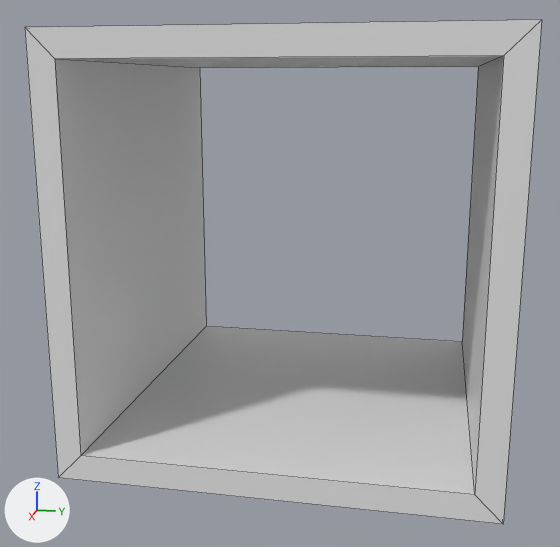
Renders of the Blender file ToImport/Tunnel.blend from each side of a commit.
The view is the same before and after, from a 50 mm lens placed at (96.5, 15.8, 18.8), pointed at (1.9, -3.2, -4.9). The lights are fixed; the arrows at lower left show +X, +Y and +Z. Mesh edges are drawn as thin lines.

The older version as bpy lines, for what is in view:
```python
me_cube = bpy.data.meshes.new('Cube')
me_cube.from_pydata(...)  # 16 vertices, 16 faces; spans x -5.8..5.8, y -5.8..5.8, z -5.8..5.8
me_cube.materials.append(mat_material)  # white #e7e7e7
ob_cube = bpy.data.objects.new('Cube', me_cube)
ob_cube.location = (0.0, 0.0, 0.0)
ob_cube.scale = (4.14, 4.14, 4.14)
```
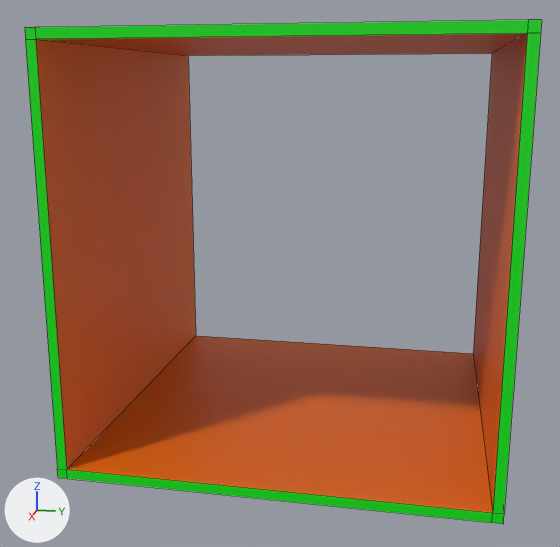
Boxes [x1, y1, x2, y2] around the edits, measured in the pictures (560 x 547 px):
'Cube', reshaped, rescaled: [25, 20, 542, 524] in both

What changed in the scene script:
```text
Add mat_front_back:
    mat_front_back = principled_material('FRONT_BACK')
    mat_front_back.base_color = (0.0, 0.8, 0.00407)  # green #00e70d
Add mat_inner_walls:
    mat_inner_walls = principled_material('INNER_WALLS')
    mat_inner_walls.base_color = (0.8, 0.148, 0.0)  # orange #e76b00
Add mat_outer_walls:
    mat_outer_walls = principled_material('OUTER_WALLS')
    mat_outer_walls.base_color = (0.8, 0.0, 0.749)  # pink #e700e0
Change me_cube:
    used by ob_cube; location = (0.0, 0.0, 0.0); scale = (4.14, 4.14, 4.14)
    remove me_cube.from_pydata(...)  # 16 vertices, 16 faces; spans x -5.8..5.8, y -5.8..5.8, z -5.8..5.8
    remove me_cube.materials.append(mat_material)  # white #e7e7e7
    add me_cube.from_pydata(...)  # 36 vertices, 36 faces; spans x -24.0..24.0, y -24.0..24.0, z -24.0..24.0
    me_cube part 1: the whole mesh is rebuilt
    add me_cube.materials.append(mat_inner_walls)  # orange #e76b00
    add me_cube.materials.append(mat_front_back)  # green #00e70d
    add me_cube.materials.append(mat_outer_walls)  # pink #e700e0
Change ob_cube:
    ob_cube.scale: (4.14, 4.14, 4.14) -> (1.0, 1.0, 1.0)
```
